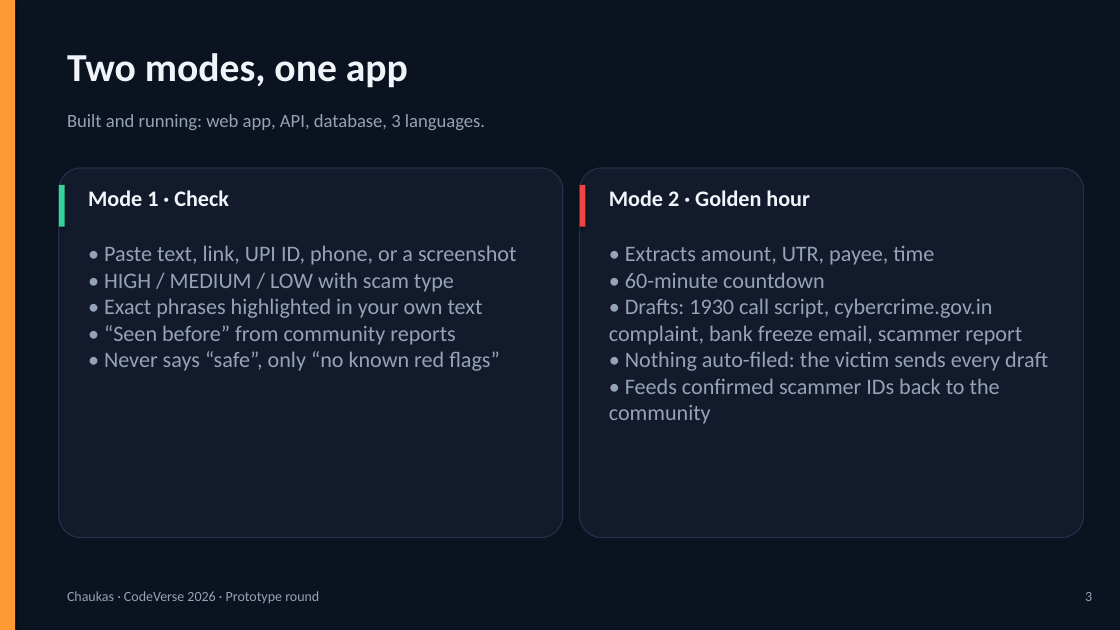
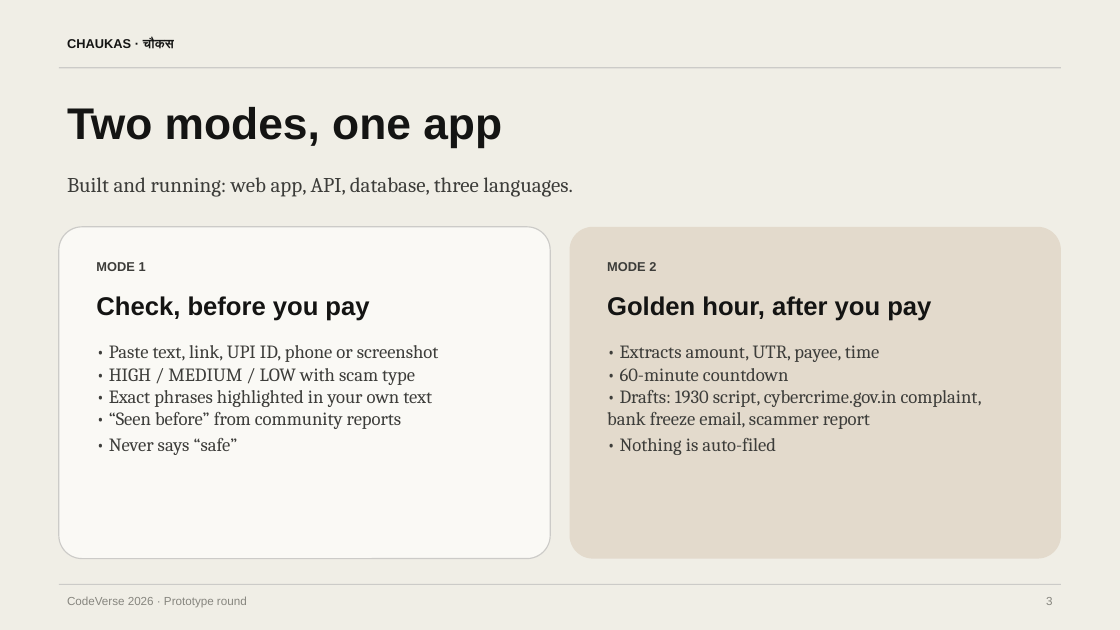
Before and after one commit to Kavaykhurana/chaukas, a slide deck: slide 3 of docs/Chaukas_Prototype_Deck.pptx. Drawn at 1120x630 pixels with LibreOffice and Linux fonts; fonts in the diff are those of the drawing. Boxes give left, top, right and bottom in pixels: in the first picture for what was removed or moved away, otherwise in the second. Text is boxed around its words. In the diff, an @@ line names an element or a change of style, - is before the commit and + after.

```diff
--- a/docs/Chaukas_Prototype_Deck.pptx
+++ b/docs/Chaukas_Prototype_Deck.pptx
@@ rectangle at [0,0,1120,630]: fill #0B1220 to #F0EEE6; shadow off @@
@@ rectangle removed at [0,0,15,630] @@
@@ text added at [67,38,174,48], 11 pt, text #141413, bold @@
+CHAUKAS · चौकस
@@ text "Two modes, one app": place and size @@
-text "Two modes, one app" at [67,53,408,88]
+text "Two modes, one app" at [67,107,502,147]
@@ text "Two modes, one app" at [67,107,502,147]: size 34 to 38 pt, font Calibri to Arial, text colour #F1F5F9 to #141413; line spacing 1 to 1.05; more space between paragraphs @@
@@ rectangle added at [59,67,1061,68], fill #CCCBC8 @@
@@ text at [67,177,572,197]: text changed; size 16 to 18 pt; font Calibri to Cambria; text colour #94A3B8 to #3D3D3A @@
-Built and running: web app, API, database, 3 languages.
+Built and running: web app, API, database, three languages.
@@ rectangle removed at [59,185,65,227] @@
@@ rectangle removed at [580,185,586,227] @@
@@ rounded rectangle: place and size @@
-rounded rectangle at [59,168,563,538]
+rounded rectangle at [59,227,550,559]
@@ rounded rectangle at [59,227,550,559]: fill #121A2B to #FAF9F5; outline #223049 1 pt to #CCCBC8 1 pt; proportions changed @@
@@ rounded rectangle: place and size @@
-rounded rectangle at [580,168,1084,538]
+rounded rectangle at [570,227,1061,559]
@@ rounded rectangle at [570,227,1061,559]: fill #121A2B to #E3DACC; outline #223049 1 pt to none; proportions changed @@
@@ text at [96,262,146,271]: text changed; size 19 to 11 pt; font Calibri to Arial; text colour #F1F5F9 to #3D3D3A @@
-Mode 1 · Check
+MODE 1
@@ text at [607,262,656,271]: text changed; size 19 to 11 pt; font Calibri to Arial; text colour #F1F5F9 to #3D3D3A @@
-Mode 2 · Golden hour
+MODE 2
@@ text added at [96,296,369,321], 22 pt, text #141413, bold @@
+Check, before you pay
@@ text added at [607,296,931,321], 22 pt, text #141413, bold @@
+Golden hour, after you pay
@@ text at [109,345,439,455]: text changed; size 19 to 16 pt; font Calibri to Cambria; text colour #94A3B8 to #3D3D3A @@
-• Paste text, link, UPI ID, phone, or a screenshot
-• HIGH / MEDIUM / LOW with scam type
-• Exact phrases highlighted in your own text
-• “Seen before” from community reports
-• Never says “safe”, only “no known red flags”
+• Paste text, link, UPI ID, phone or screenshot
+• HIGH / MEDIUM / LOW with scam type
+• Exact phrases highlighted in your own text
+• “Seen before” from community reports
+• Never says “safe”
@@ text at [607,345,982,455]: text changed; size 19 to 16 pt; font Calibri to Cambria; text colour #94A3B8 to #3D3D3A @@
-• Extracts amount, UTR, payee, time
-• 60-minute countdown
-• Drafts: 1930 call script, cybercrime.gov.in complaint, bank freeze email, scammer report
-• Nothing auto-filed: the victim sends every draft
-• Feeds confirmed scammer IDs back to the community
+• Extracts amount, UTR, payee, time
+• 60-minute countdown
+• Drafts: 1930 script, cybercrime.gov.in complaint, bank freeze email, scammer report
+• Nothing is auto-filed
@@ rectangle added at [59,584,1061,585], fill #CCCBC8 @@
@@ text at [67,596,247,607]: text changed; size 12 to 10 pt; font Calibri to Arial; text colour #94A3B8 to #87867F @@
-Chaukas · CodeVerse 2026 · Prototype round
+CodeVerse 2026 · Prototype round
@@ text "3": place and size @@
-text "3" at [1085,592,1092,601]
+text "3" at [1046,597,1052,605]
@@ text "3" at [1046,597,1052,605]: size 12 to 10 pt, font Calibri to Arial, text colour #94A3B8 to #87867F; line spacing 1 to 1.15; more space between paragraphs @@
```
Also in this commit, not shown: 8 other slides changed, 1 other file.
